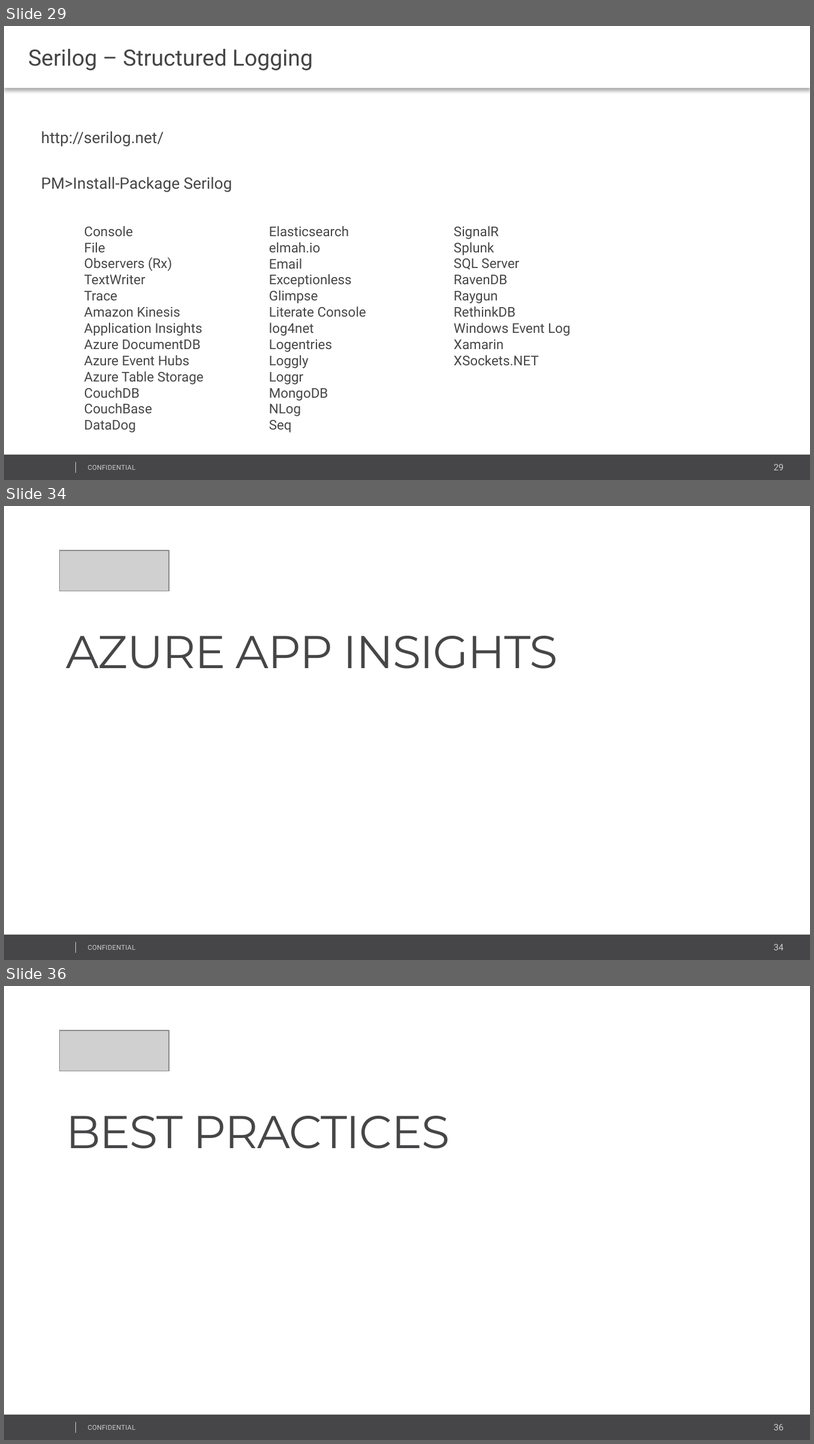
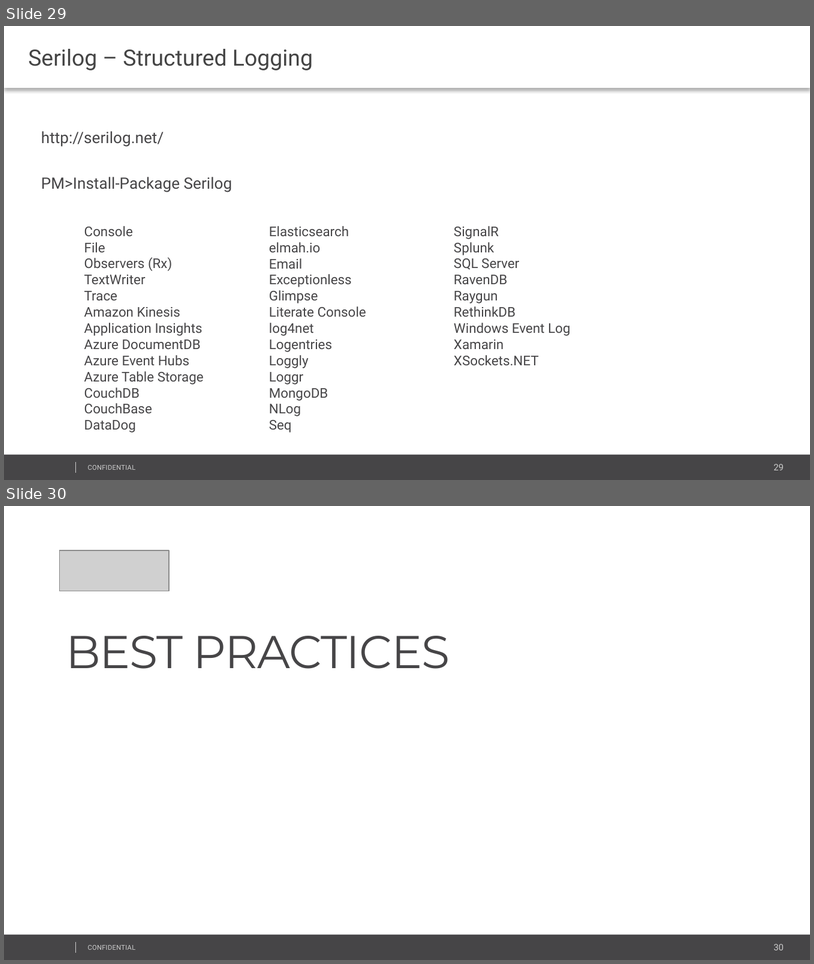
Before and after one commit to maksim-soldatenko/Caching_CDP_2017, a slide deck: LoggingLecture/presentation/Logging.pptx. Shown one above the other, each under a label of ours: slides 29, 34 and 36 before the commit, slides 29 and 30 after it; the slides between them are not shown. The pictures are 814x1444 and 814x964 pixels, drawn with LibreOffice and Linux fonts; fonts in the diff are those of the drawing; grey boxes stand for pictures; background and template pictures are left out. Boxes give left, top, right and bottom in pixels: in the first picture for what was removed or moved away, otherwise in the second. Text is boxed around its words. In the diff, an @@ line names an element or a change of style, - is before the commit and + after.

```diff
--- a/LoggingLecture/presentation/Logging.pptx
+++ b/LoggingLecture/presentation/Logging.pptx
@@ slide 34 removed at (4, 506, 810, 960), background #FFFFFF; not listed: 4 template elements that a slide beside it also shows @@
@@ picture removed at (60, 550, 170, 591) @@
@@ text removed at (66, 636, 558, 669) @@
-AZURE APP INSIGHTS
@@ what was slide 36 is now slide 30 @@
@@ page number at (774, 943, 784, 950): text changed @@
-36
+30
```
Also in this commit, not shown: 4 slides changed, 1 slide added, 7 other slides removed.
